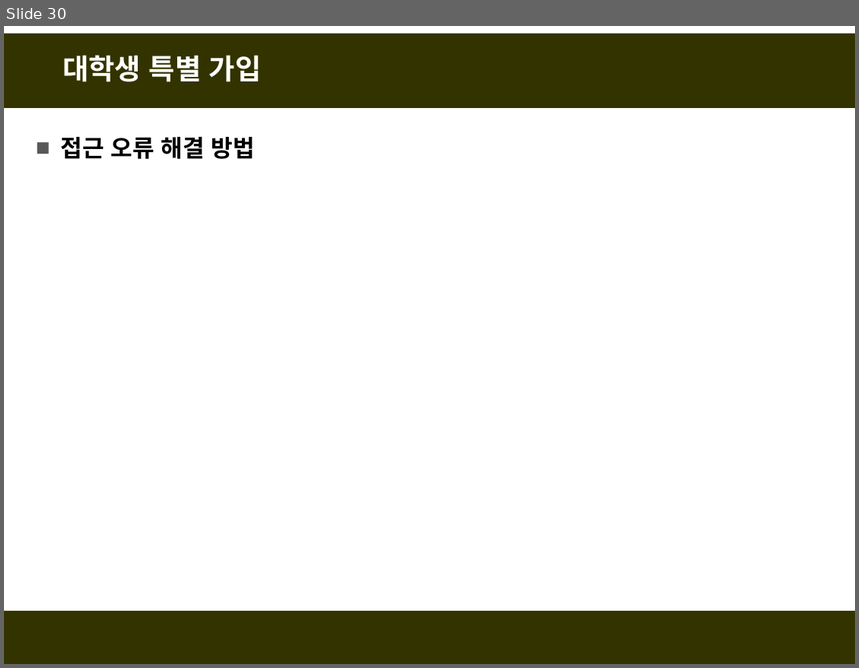
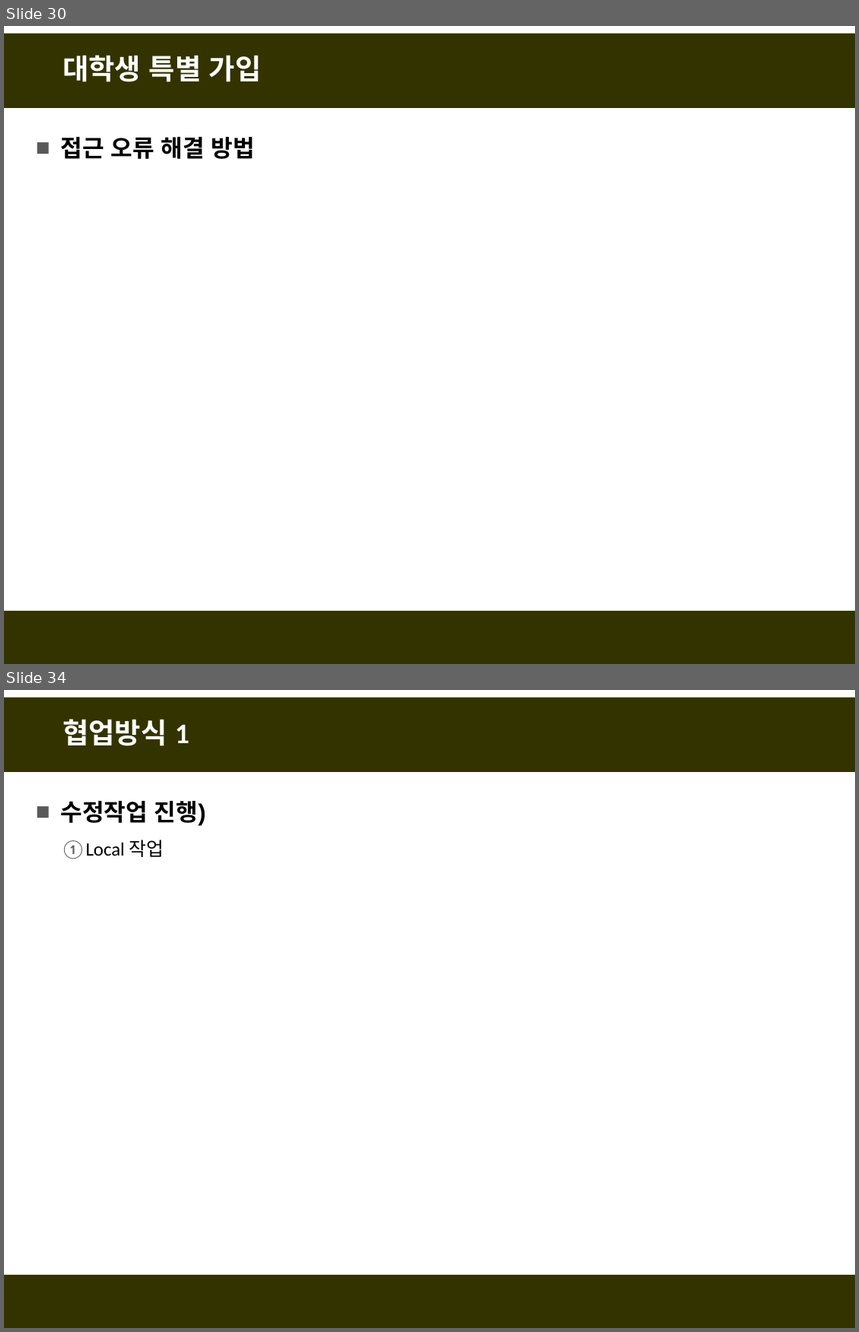
Before and after one commit to fasthill/github-lecture, a slide deck: git및github첫걸음4-협업하기.pptx. Shown one above the other, each under a label of ours: slide 30 before the commit, slides 30 and 34 after it; the slides between them are not shown. The pictures are 859x668 and 859x1332 pixels, drawn with LibreOffice and Linux fonts; fonts in the diff are those of the drawing. Boxes give left, top, right and bottom in pixels: in the first picture for what was removed or moved away, otherwise in the second. Text is boxed around its words. In the diff, an @@ line names an element or a change of style, - is before the commit and + after.

```diff
--- a/git및github첫걸음4-협업하기.pptx
+++ b/git및github첫걸음4-협업하기.pptx
@@ slide 34 added at (4, 690, 855, 1328), background #FFFFFF; not listed: 2 template elements that a slide beside it also shows @@
@@ title added at (63, 719, 189, 746), 24 pt, text #FFFFFF, bold @@
+협업방식 1
@@ text added at (61, 801, 206, 857), 20 pt, text #000000, bold @@
+■ 수정작업 진행)
+  1. Local 작업
```
Also in this commit, not shown: 15 other slides added.
